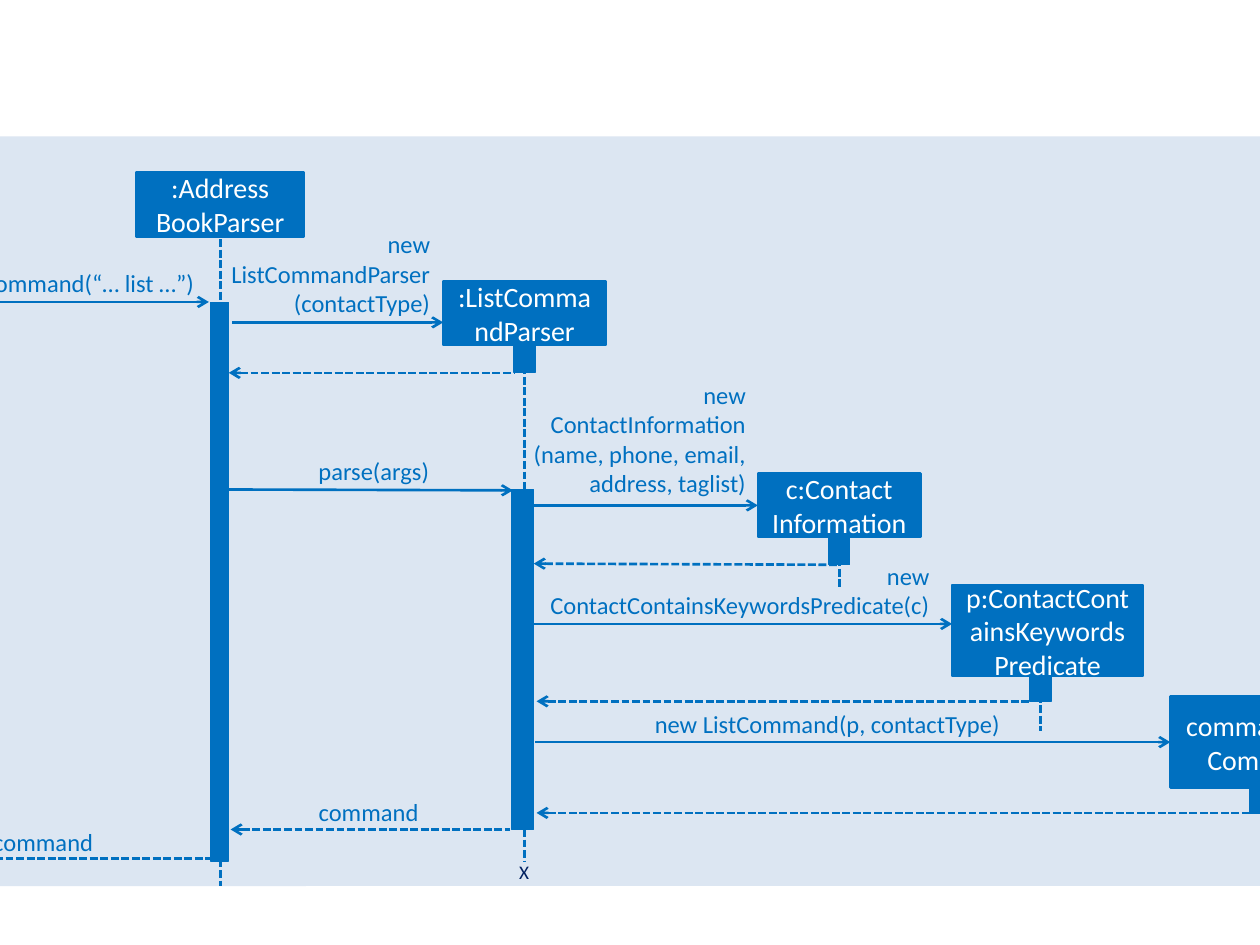
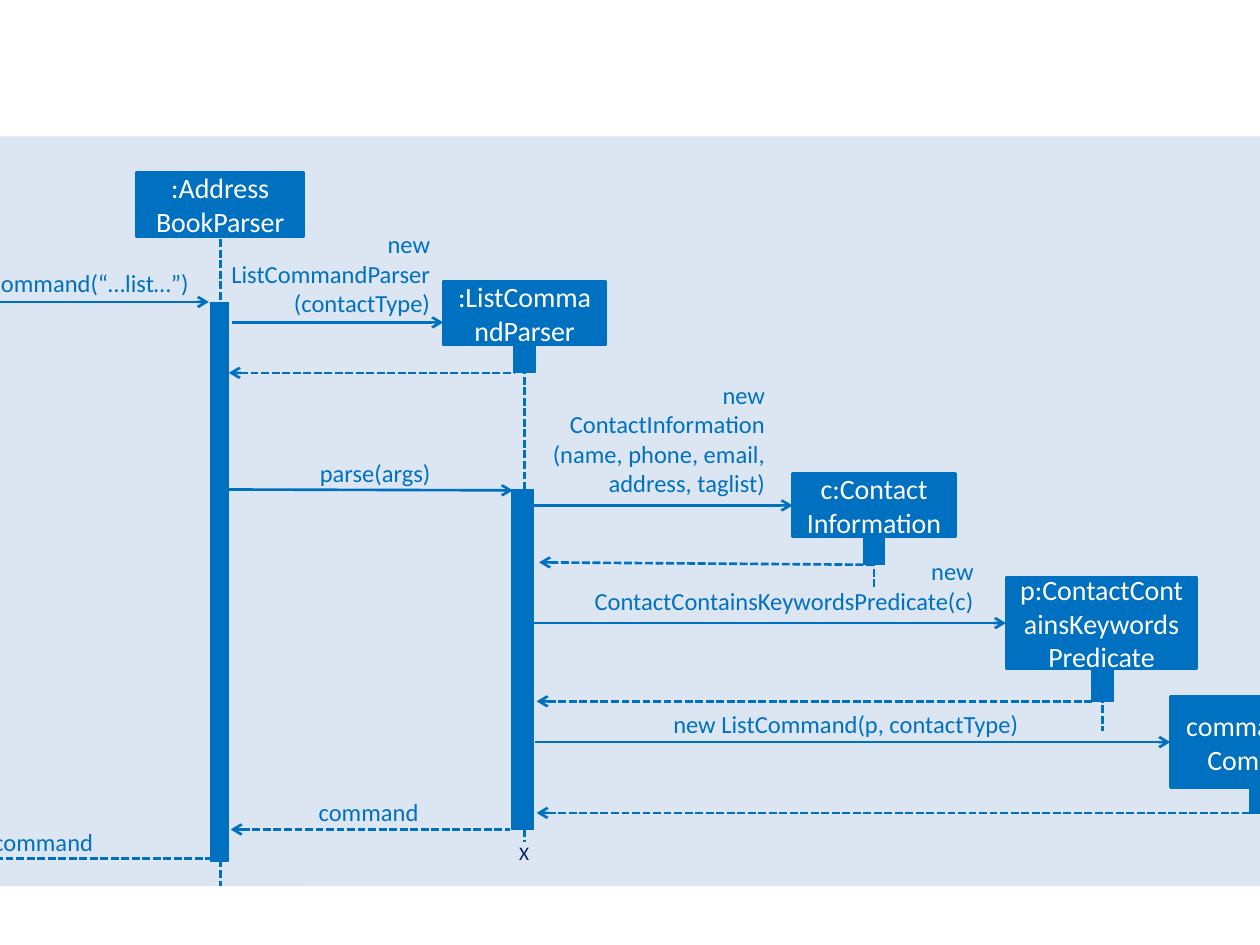
Before and after one commit to wailunlim/addressbook-level4, a slide deck: slide 1 of docs/diagrams/ListSequenceDiagram1.pptx. Drawn at 1260x945 pixels with LibreOffice and Linux fonts; fonts in the diff are those of the drawing. Boxes give left, top, right and bottom in pixels: in the first picture for what was removed or moved away, otherwise in the second. Text is boxed around its words. In the diff, an @@ line names an element or a change of style, - is before the commit and + after.

```diff
--- a/docs/diagrams/ListSequenceDiagram1.pptx
+++ b/docs/diagrams/ListSequenceDiagram1.pptx
@@ text at (0,274,189,295): spaces changed @@
-parseCommand(“… list …”)
+parseCommand(“…list…”)
@@ line moved from (524, 335) - (524, 861) to (524, 335) - (524, 842) @@
@@ text "new ContactInformation (name, phone, email, ...": place and size @@
-text "new ContactInformation (name, phone, email, ..." at (534,392,746,497)
+text "new ContactInformation (name, phone, email, ..." at (553,392,765,497)
@@ text "parse(args)": place and size @@
-text "parse(args)" at (318,462,429,485)
+text "parse(args)" at (320,464,431,489)
@@ arrow moved from (534, 505) - (757, 505) to (533, 505) - (793, 505) @@
@@ 2 rectangles, 1 line: place and size @@
-2 rectangles, 1 line at (757,474,920,587)
+2 rectangles, 1 line at (793,474,955,587)
@@ text "new ContactContainsKeywordsPredicate(c)": place and size @@
-text "new ContactContainsKeywordsPredicate(c)" at (550,573,929,618)
+text "new ContactContainsKeywordsPredicate(c)" at (595,568,974,614)
@@ arrow moved from (534, 563) - (839, 564) to (539, 562) - (874, 564) @@
@@ rectangle "p:ContactContainsKeywordsPredicate": place and size @@
-rectangle "p:ContactContainsKeywordsPredicate" at (953,585,1144,675)
+rectangle "p:ContactContainsKeywordsPredicate" at (1005,577,1197,668)
@@ arrow moved from (524, 624) - (953, 624) to (533, 624) - (1005, 624) @@
@@ rectangle: place and size @@
-rectangle at (1029,663,1051,701)
+rectangle at (1092,663,1114,701)
@@ line moved from (1041, 663) - (1041, 731) to (1102, 663) - (1102, 731) @@
@@ arrow moved from (537, 702) - (1029, 702) to (537, 702) - (1095, 702) @@
@@ text "new ListCommand(p, contactType)": place and size @@
-text "new ListCommand(p, contactType)" at (655,715,999,737)
+text "new ListCommand(p, contactType)" at (673,715,1017,737)
@@ text "X": place and size @@
-text "X" at (519,866,529,879)
+text "X" at (519,847,529,860)
```
Also in this commit, not shown: 4 other files.
